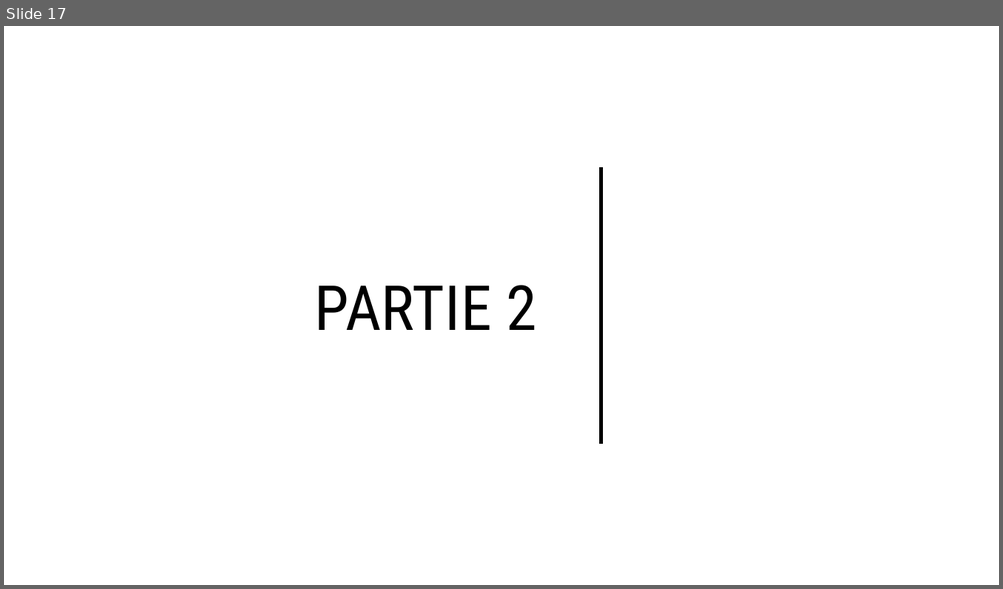
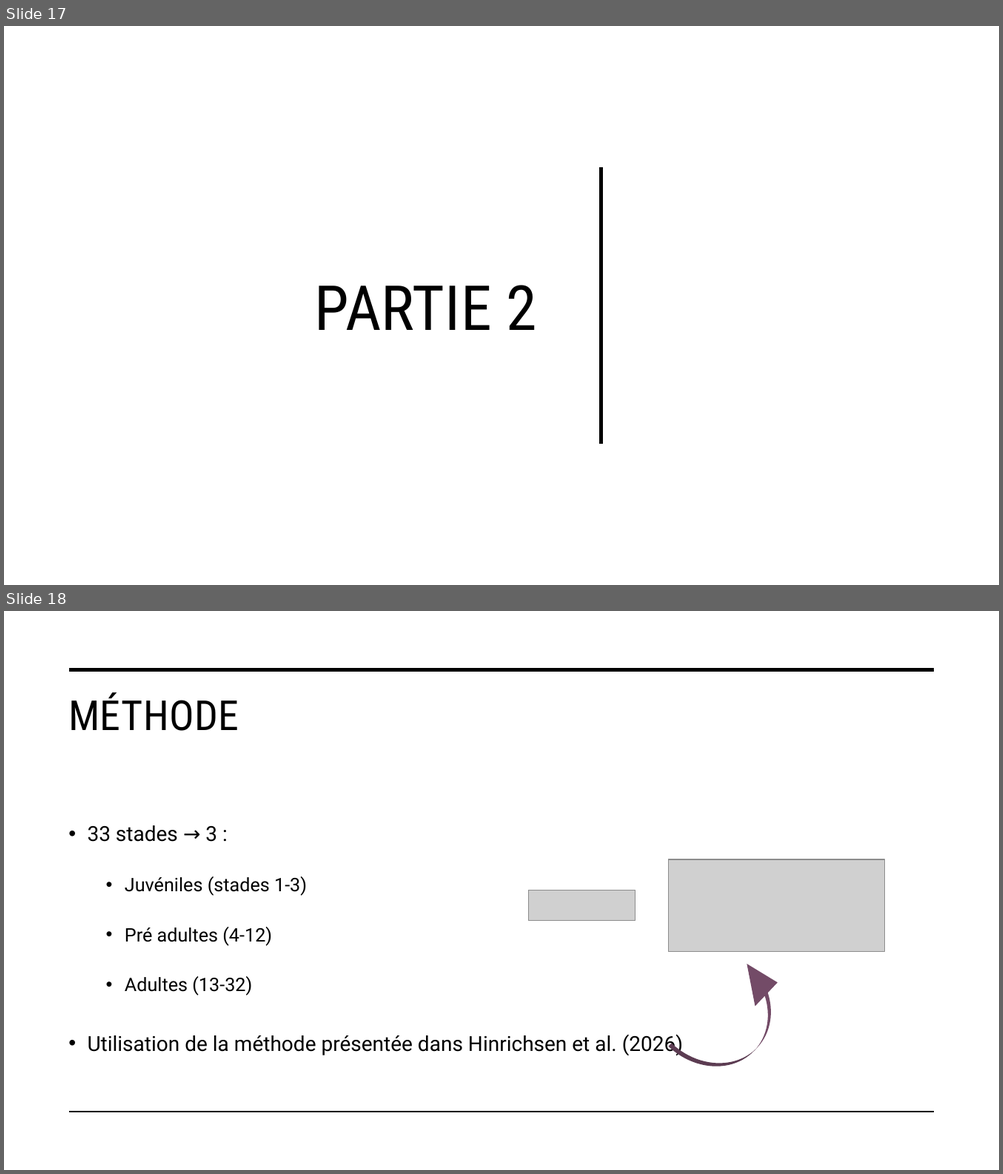
Before and after one commit to PlasseTristan/Projet_final, a slide deck: Rapport/Chevalier_cuivré.pptx. Shown one above the other, each under a label of ours: slide 17 before the commit, slides 17 and 18 after it. The pictures are 1003x589 and 1003x1174 pixels, drawn with LibreOffice and Linux fonts; fonts in the diff are those of the drawing; grey boxes stand for pictures. Boxes give left, top, right and bottom in pixels: in the first picture for what was removed or moved away, otherwise in the second. Text is boxed around its words. In the diff, an @@ line names an element or a change of style, - is before the commit and + after.

```diff
--- a/Rapport/Chevalier_cuivré.pptx
+++ b/Rapport/Chevalier_cuivré.pptx
@@ slide 18 added at box(4, 611, 999, 1170), background #FFFFFF @@
@@ line added from (70, 670) to (933, 670), #000000 3.5 pt @@
@@ title added at box(68, 692, 239, 731), 40 pt, text #000000 @@
+MÉTHODE
@@ text added at box(88, 826, 683, 1056), 20 pt, text #000000 @@
+• 33 stades → 3 :
+  • Juvéniles (stades 1-3)
+  • Pré adultes (4-12)
+  • Adultes (13-32)
+• Utilisation de la méthode présentée dans Hinrichsen et al. (2026)
@@ picture added at box(668, 860, 885, 952) @@
@@ picture added at box(529, 891, 635, 921) @@
@@ curved right arrow added at box(668, 953, 805, 1092), fill #734B67 @@
@@ line added from (70, 1113) to (933, 1113), #000000 1 pt @@
```
Also in this commit, not shown: 8 other slides added, 1 slide removed, 5 other files.
